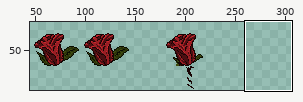
Two states of a sprite sheet, CasaDesDiamantes/sprites/zombieBucketGirlDESIGN_spr/layers/0a01dd3c-8790-4879-8b00-7507bd0b0512/c2c7b1cf-f69d-41ce-a0e7-062844c6d4ee.png. The picture above shows the old version from afar; the outline marks the close-up.
Close-up. As it was:
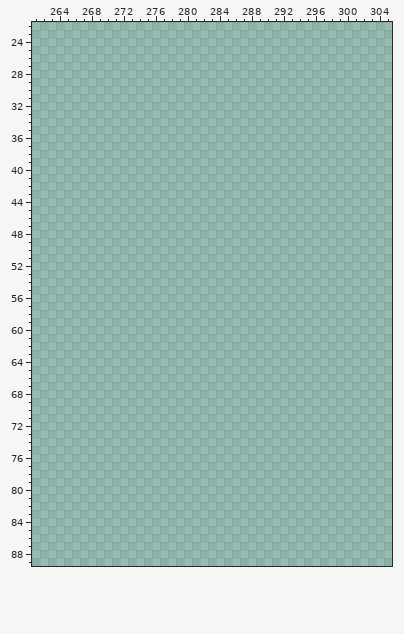
The file is 250x90 pixels. Shown: x 261..305, y 22..89. The old version is drawn lined up with the new one. The wide view leaves out empty margins.
The same view after the edit:
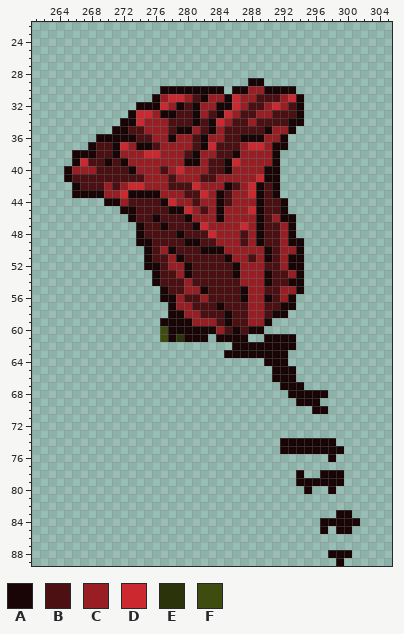
Palette (. is transparent): A #190505  B #4c0f12  C #991e23  D #cc282f  E #2a330a  F #3f4c0f
From old to new:
canvas 250x90 -> 350x90; drawings rearranged on the sheet (the old picture shows each at its new place)
Changed rows in their new state; - is an unchanged pixel.
first column x 265:
29 -----------------------AA--------
30 ------------AAAAAAAA-AACCAAAA----
31 -----------ACDDCBACCADCCBBBCDA---
32 ---------AAADCABACCAADCBBCDCBA---
33 --------ADDCAABBACBADCBBCCBBBA---
34 -------AADCCCBBBABADCBBCBBBBAA---
35 ------AABBCCCBAACBACBBBBBACCA----
36 ----AAAAABBCCACCBACCBBAAACCA-----
37 ---ABBADCAABCCCCBADBBBCDDCAA-----
38 -AAABBACCCDDCCCBACCBBACCCCA------
39 -ADBBABACCCCCCCAACBBADCCCCA------
40 ACCCBBBBACCCBCDCCCBBACCCCAA------
41 ABBBBBBBBBCCCBCCCBBCCCCCDAA------
42 -ABBBCBCDDCCCBBBDCCCABCDABA------
43 -AAAACCDAAAACCCBBDCABCCDABA------
44 -----AACBBBBADCCBCCABCCCABBA-----
45 -------AABBBBAADCBCACCCDABBA-----
46 --------ABBABBBACCCACCCCABCAA----
47 ---------ABBABBBADCCCCDCABBCA----
48 ---------ABBBBABBBDCCCBCABBCA----
49 ---------AABBBBAABBCCCBCABBCAA---
50 ----------ABCABBBAAACCCCCABCCA---
51 ----------ABBCABBBBBACCBCABCAA---
52 ----------AABCCABBBBBACCCBBCAA---
53 -----------ABBCABBBBBACCCABBCA---
54 -----------ABBBCBBBBBBCCCABBAA---
55 ------------ABBCCABBBBACCBBCCA---
56 ------------AACBBCBBBBACCABCA----
57 -------------ACCBBBABBBCCBBAA----
58 -------------AACCBBBABBCCBAA-----
59 ------------AAAACCCBABBCCA-------
60 ------------FAAAAAACBABAA--------
61 ------------FAEAAA-AAAA--AAAA----
62 ---------------------AAAAAAAA----
63 --------------------AAAAAAAA-----
64 -------------------------AAA-----
65 --------------------------AAA----
66 --------------------------AAA----
67 ---------------------------AAA---
68 ----------------------------AAAAA
69 -----------------------------AAA-
70 -------------------------------AA
first column x 292:
74 AAAAAAA---
75 AAAAAAAA--
76 ------A---
78 --A--AAA--
79 --AAAAAA--
80 ---A--A---
83 -------AA-
84 -----AAAAA
85 -----A-AA-
88 ------AAA-
89 -------A--
Changed places in both close-ups, as pixel boxes (x1, y1, x2, y2):
added: (64, 78, 360, 566)
